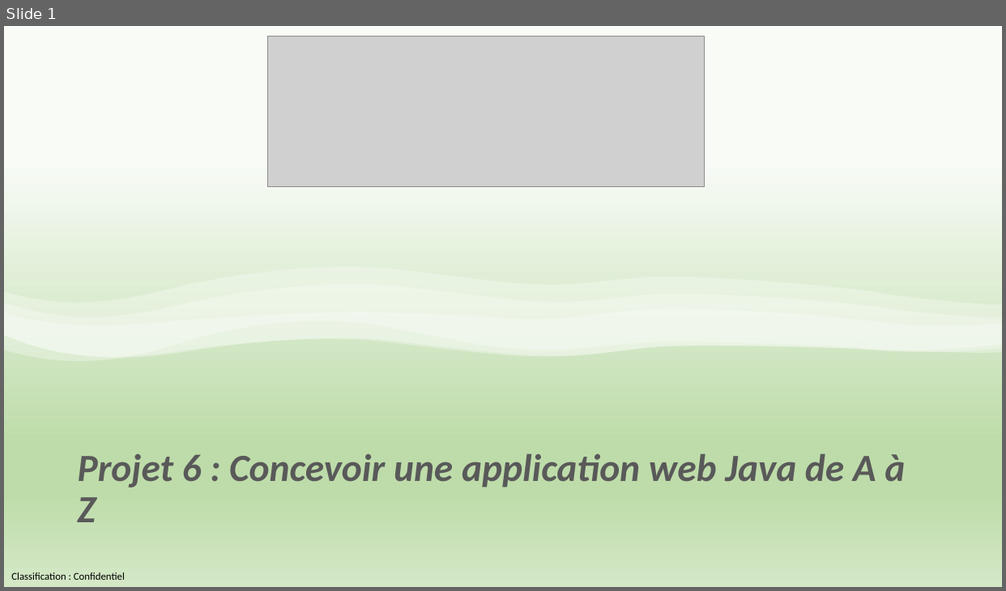
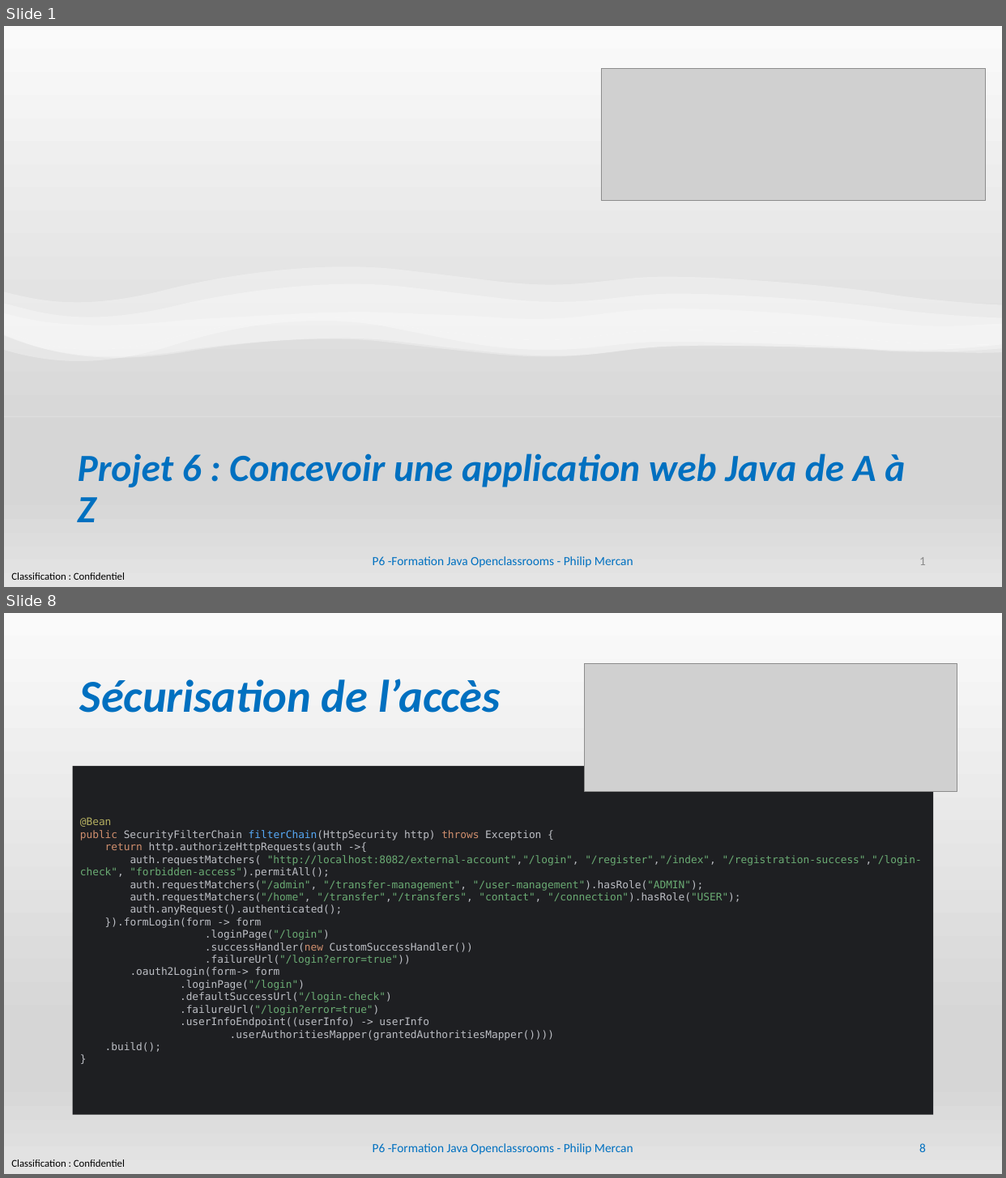
Before and after one commit to PhilAuto83/PayMyBuddy-PM, a slide deck: Mercan_Philip_5_slides_032024.pptx. Shown one above the other, each under a label of ours: slide 1 before the commit, slides 1 and 8 after it; the slides between them are not shown. The pictures are 1006x591 and 1006x1178 pixels, drawn with LibreOffice and Linux fonts; fonts in the diff are those of the drawing; grey boxes stand for pictures. Boxes give left, top, right and bottom in pixels: in the first picture for what was removed or moved away, otherwise in the second. Text is boxed around its words. In the diff, an @@ line names an element or a change of style, - is before the commit and + after.

```diff
--- a/Mercan_Philip_5_slides_032024.pptx
+++ b/Mercan_Philip_5_slides_032024.pptx
@@ slide 8 added at (4, 613, 1002, 1174), background gradient #FAFAFA to #D7D7D7 to #E4E4E4; not listed: 1 template element that a slide beside it also shows @@
@@ title added at (80, 679, 500, 713), 44 pt, text #0070C0, bold, italic @@
+Sécurisation de l’accès
@@ picture added at (585, 664, 957, 792) @@
@@ text added at (73, 763, 934, 1119), fill #1E1F22, 10 pt, text #BCBEC4 @@
+@Bean
+public SecurityFilterChain filterChain(HttpSecurity http) throws Exception {
+return http.authorizeHttpRequests(auth ->{
+auth.requestMatchers( "http://localhost:8082/external-account","/login", "/register","/index", "/registration-success","/login-check", "forbidden-access").permitAll();
+auth.requestMatchers("/admin", "/transfer-management", "/user-management").hasRole("ADMIN");
+auth.requestMatchers("/home", "/transfer","/transfers", "contact", "/connection").hasRole("USER");
+auth.anyRequest().authenticated();
+}).formLogin(form -> form
+.loginPage("/login")
+.successHandler(new CustomSuccessHandler())
+.failureUrl("/login?error=true"))
+.oauth2Login(form-> form
+.loginPage("/login")
+.defaultSuccessUrl("/login-check")
+.failureUrl("/login?error=true")
+.userInfoEndpoint((userInfo) -> userInfo
+.userAuthoritiesMapper(grantedAuthoritiesMapper())))
+.build();
+}
@@ text added at (373, 1144, 633, 1155), 12 pt, text #0070C0 @@
+P6 -Formation Java Openclassrooms - Philip Mercan
@@ page number added at (919, 1144, 926, 1152), 12 pt, text #0070C0 @@
+8
@@ slide 1 changed as well @@
@@ background gradient #F8FBF6 to #BEDCAA to #D4E8C6 to gradient #FAFAFA to #D7D7D7 to #E4E4E4 @@
@@ picture: place and size @@
-picture at (267, 37, 704, 187)
+picture at (602, 69, 986, 201)
@@ freeform shape at (4, 318, 1002, 416): fill gradient #F8FBF6 to #BEDCAA to #D4E8C6 to gradient #FAFAFA to #D7D7D7 to #E4E4E4 @@
@@ title "Projet 6 : Concevoir une ..." at (78, 454, 905, 523): text colour #595959 to #0070C0 @@
@@ text added at (373, 557, 633, 568), 12 pt, text #0070C0 @@
+P6 -Formation Java Openclassrooms - Philip Mercan
@@ page number added at (919, 557, 926, 565), 12 pt, text #8C8C8C @@
+1
```
Also in this commit, not shown: 11 other slides added, 2 other files.
